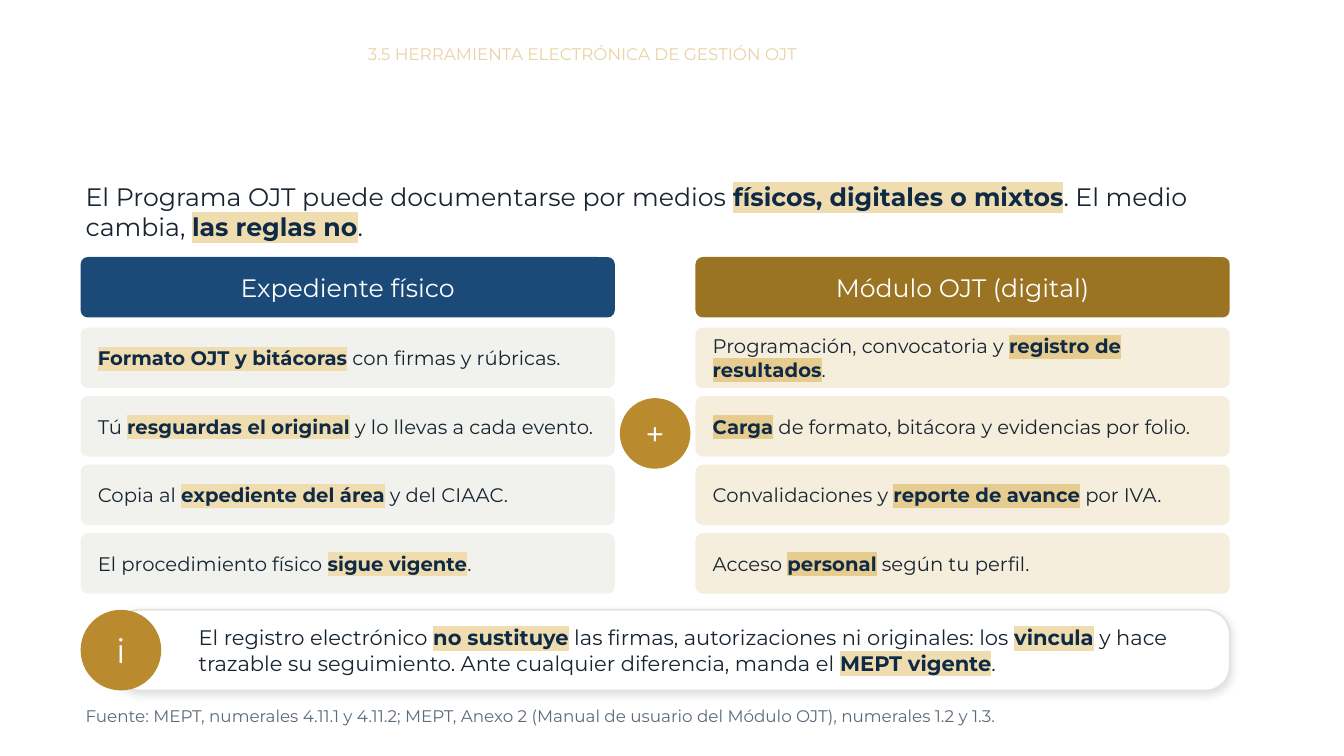
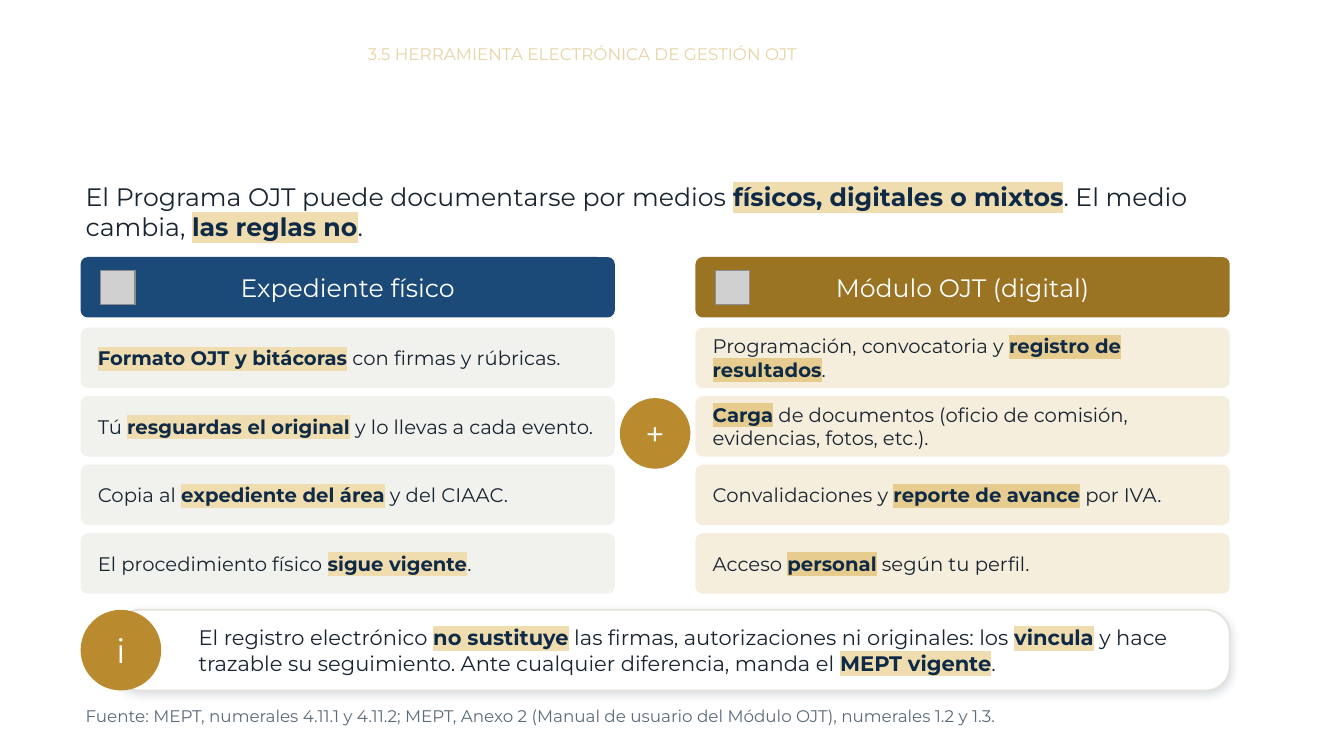
Before and after one commit to CIAAC-Capacitacion/Curso_MEPT_OJT, a slide deck: slide 21 of modulo3.pptx (slide 18 before the commit). Drawn at 1344x756 pixels with LibreOffice and Linux fonts; fonts in the diff are those of the drawing; grey boxes stand for pictures; background and template pictures are left out. Boxes give left, top, right and bottom in pixels: in the first picture for what was removed or moved away, otherwise in the second. Text is boxed around its words. In the diff, an @@ line names an element or a change of style, - is before the commit and + after.

```diff
--- a/modulo3.pptx
+++ b/modulo3.pptx
@@ picture added at (x1=101, y1=270, x2=135, y2=304) @@
@@ picture added at (x1=716, y1=270, x2=750, y2=304) @@
@@ text in rounded rectangle at (x1=713, y1=403, x2=1128, y2=449): text changed @@
-Carga de formato, bitácora y evidencias por folio.
+Carga de documentos (oficio de comisión, evidencias, fotos, etc.).
```
Also in this commit, not shown: 13 other slides changed, 5 slides added, 1 slide removed, 5 other files.
